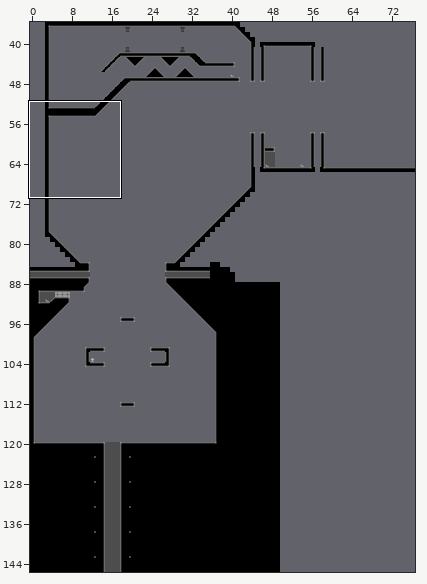
A Tiled map (JSON) gets an edit: deploy/assets/maps/demo_level_7.json. The picture above shows the old version from afar; the outline marks the close-up.
Close-up. Before the edit:
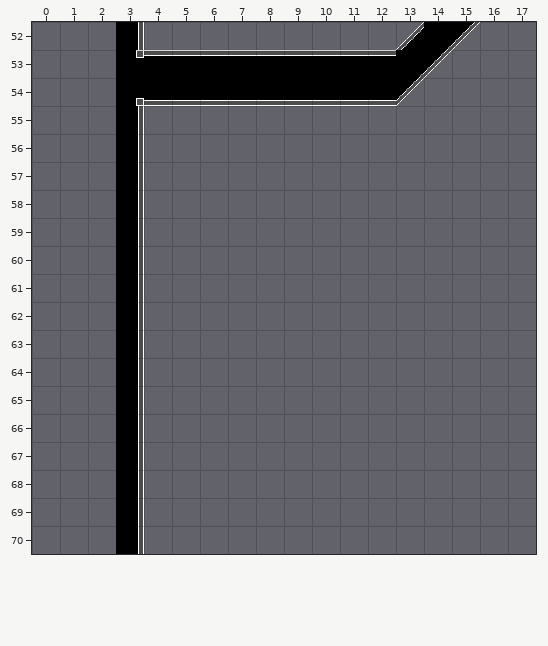
Cells are 32x32 px. Shown: x 0..17, y 52..70. The commit also changed other parts of the map, which this record leaves out.
New version:
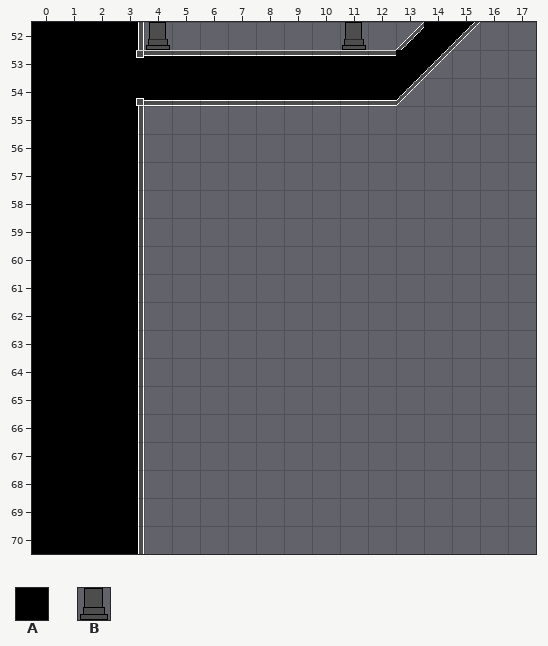
Key: from "Tiles": A 11, B 44.
_ is an empty cell.
Objects are placed by their top-left corner, in cells (3,4 is the top-left corner of cell 3,4); size is 1x1 cell unless given.
The exact change:
Layer "bg":
The edit adds tile A in rows 52 to 70 at x 0 to 2.
Layer "decoration":
A new object: B at 11,52.
A new object: B at 4,52.
